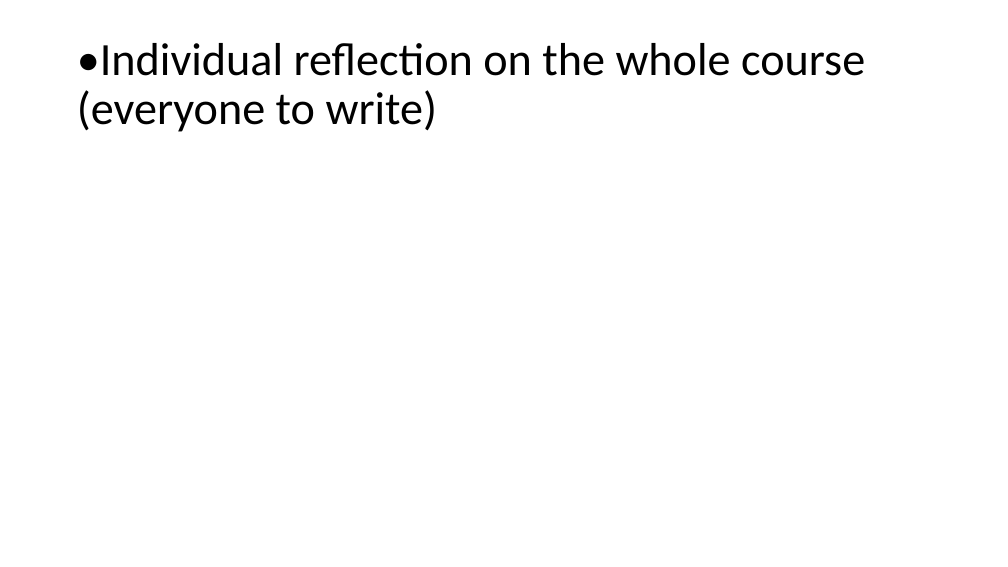
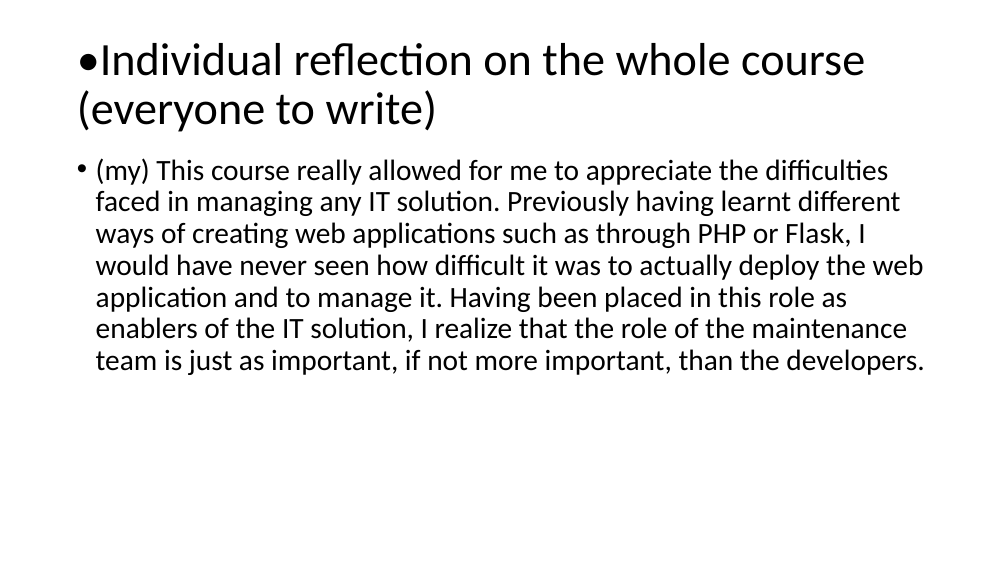
Before and after one commit to cmy96/esm214, a slide deck: slide 4 of Poster.pptx. Drawn at 1008x567 pixels with LibreOffice and Linux fonts; fonts in the diff are those of the drawing. Boxes give left, top, right and bottom in pixels: in the first picture for what was removed or moved away, otherwise in the second. Text is boxed around its words. In the diff, an @@ line names an element or a change of style, - is before the commit and + after.

Commit message:
Added MY reflections

```diff
--- a/Poster.pptx
+++ b/Poster.pptx
@@ text added at bbox=[96, 158, 924, 375], 28 pt, text #000000 @@
+• (my) This course really allowed for me to appreciate the difficulties faced in managing any IT solution. Previously having learnt different ways of creating web applications such as through PHP or Flask, I would have never seen how difficult it was to actually deploy the web application and to manage it. Having been placed in this role as enablers of the IT solution, I realize that the role of the maintenance team is just as important, if not more important, than the developers.
```
Also in this commit, not shown: 1 other slide changed.
